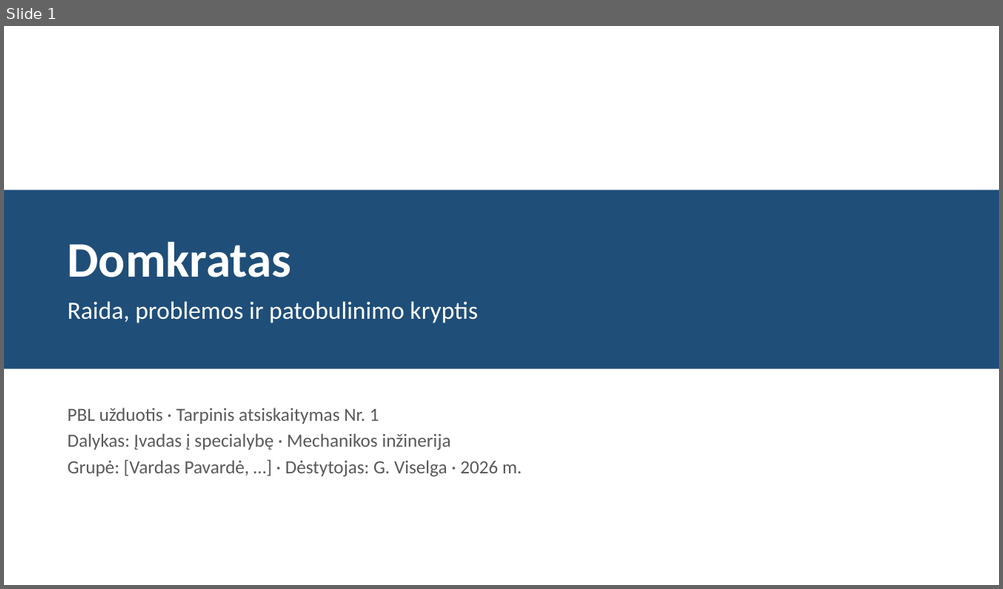
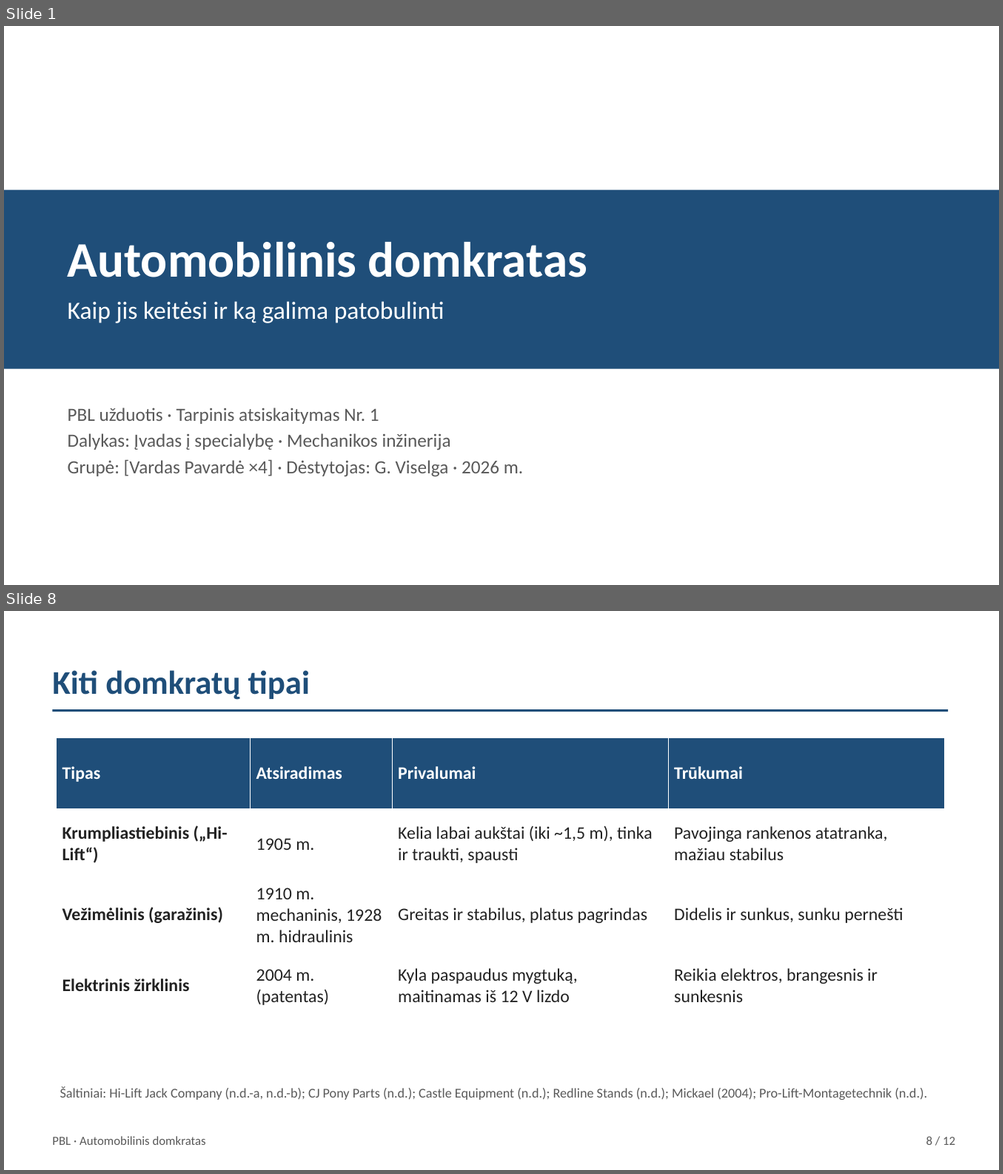
Before and after one commit to Goblinukas-beep/Ye, a slide deck: domkratas-ta1/domkratas-ta1.pptx. Shown one above the other, each under a label of ours: slide 1 before the commit, slides 1 and 8 after it; the slides between them are not shown. The pictures are 1003x589 and 1003x1174 pixels, drawn with LibreOffice and Linux fonts; fonts in the diff are those of the drawing. Boxes give left, top, right and bottom in pixels: in the first picture for what was removed or moved away, otherwise in the second. Text is boxed around its words. In the diff, an @@ line names an element or a change of style, - is before the commit and + after.

```diff
--- a/domkratas-ta1/domkratas-ta1.pptx
+++ b/domkratas-ta1/domkratas-ta1.pptx
@@ slide 8 added at (4, 611, 999, 1170), background #FFFFFF @@
@@ text added at (52, 670, 310, 700), 32 pt, text #1F4E79, bold @@
+Kiti domkratų tipai
@@ rectangle added at (53, 709, 948, 712), fill #1F4E79 @@
@@ table added at (57, 738, 944, 1022), 4 rows, 4 columns @@
+Tipas | Atsiradimas | Privalumai | Trūkumai
+Krumpliastiebinis („Hi-Lift“) | 1905 m. | Kelia labai aukštai (iki ~1,5 m), tinka ir traukti, spausti | Pavojinga rankenos atatranka, mažiau stabilus
+Vežimėlinis (garažinis) | 1910 m. mechaninis, 1928 m. hidraulinis | Greitas ir stabilus, platus pagrindas | Didelis ir sunkus, sunku pernešti
+Elektrinis žirklinis | 2004 m. (patentas) | Kyla paspaudus mygtuką, maitinamas iš 12 V lizdo | Reikia elektros, brangesnis ir sunkesnis
@@ text added at (60, 1087, 927, 1100), 13 pt, text #595959 @@
+Šaltiniai: Hi-Lift Jack Company (n.d.-a, n.d.-b); CJ Pony Parts (n.d.); Castle Equipment (n.d.); Redline Stands (n.d.); Mickael (2004); Pro-Lift-Montagetechnik (n.d.).
@@ text added at (52, 1136, 206, 1145), 12 pt, text #595959 @@
+PBL · Automobilinis domkratas
@@ text added at (926, 1136, 955, 1145), 12 pt, text #595959 @@
+8 / 12
@@ slide 1 changed as well @@
@@ text at (68, 242, 587, 278): text changed @@
-Domkratas
+Automobilinis domkratas
@@ text at (68, 301, 444, 323): text changed @@
-Raida, problemos ir patobulinimo kryptis
+Kaip jis keitėsi ir ką galima patobulinti
@@ text at (68, 460, 523, 477): text changed @@
-Grupė: [Vardas Pavardė, …] · Dėstytojas: G. Viselga · 2026 m.
+Grupė: [Vardas Pavardė ×4] · Dėstytojas: G. Viselga · 2026 m.
```
Also in this commit, not shown: 2 other slides changed, 8 other slides added, 7 slides removed, 8 other files.
